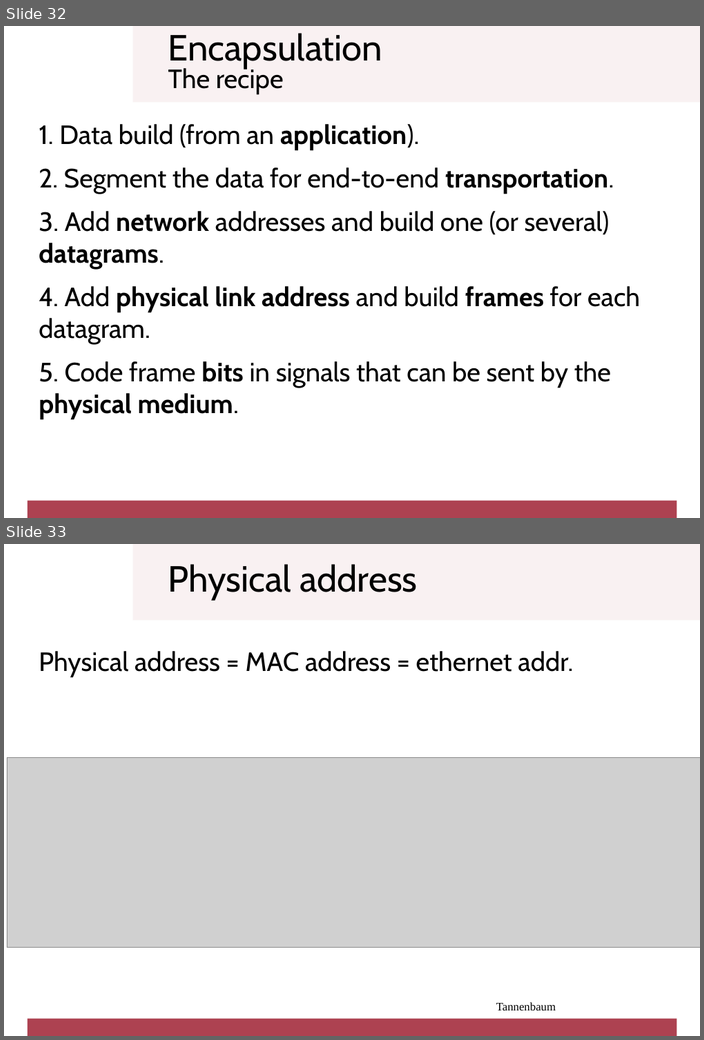
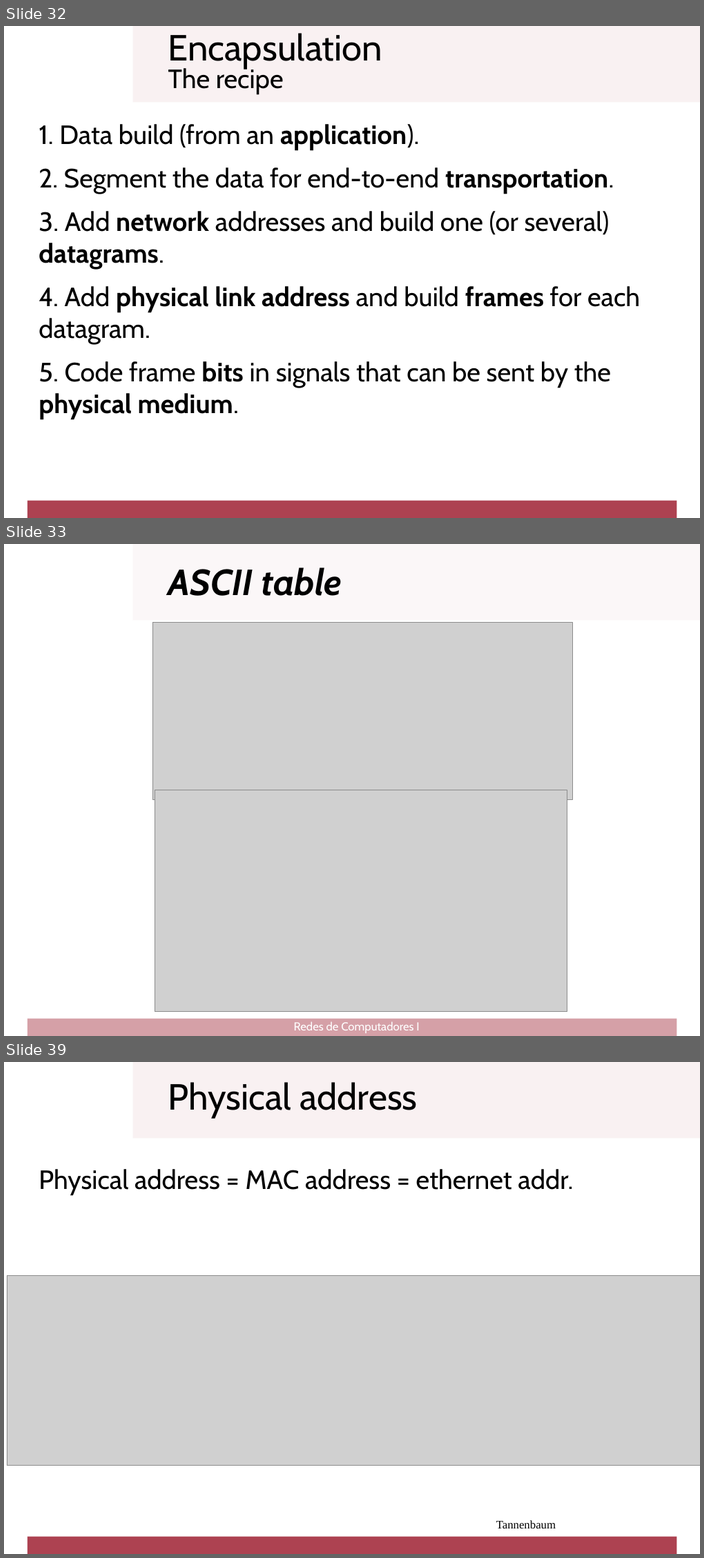
Before and after one commit to cletomartin/redes1, a slide deck: slides/architecture.odp. Shown one above the other, each under a label of ours: slides 32 and 33 before the commit, slides 32, 33 and 39 after it; the slides between them are not shown. The pictures are 704x1040 and 704x1558 pixels, drawn with LibreOffice and Linux fonts; fonts in the diff are those of the drawing; grey boxes stand for pictures; background and template pictures are left out. Boxes give left, top, right and bottom in pixels: in the first picture for what was removed or moved away, otherwise in the second. Text is boxed around its words. In the diff, an @@ line names an element or a change of style, - is before the commit and + after.

```diff
--- a/slides/architecture.odp
+++ b/slides/architecture.odp
@@ slide 33 added at bbox=[4, 544, 700, 1036], background #FFFFFF @@
@@ rectangle added at bbox=[132, 544, 700, 620], fill #F9F1F2 at 50% opacity @@
@@ text added at bbox=[168, 567, 341, 596], 44 pt, text #000000, bold, italic @@
+ASCII table
@@ picture added at bbox=[152, 623, 572, 800] @@
@@ picture added at bbox=[155, 790, 567, 1011] @@
@@ rectangle added at bbox=[27, 1018, 676, 1036], fill #AD4251 at 50% opacity @@
@@ text added at bbox=[294, 1021, 419, 1033], 14 pt, text #FFFFFF @@
+Redes de Computadores I
@@ what was slide 33 is now slide 39 @@
```
Also in this commit, not shown: 6 slides changed, 5 other slides added, 1 other file.
